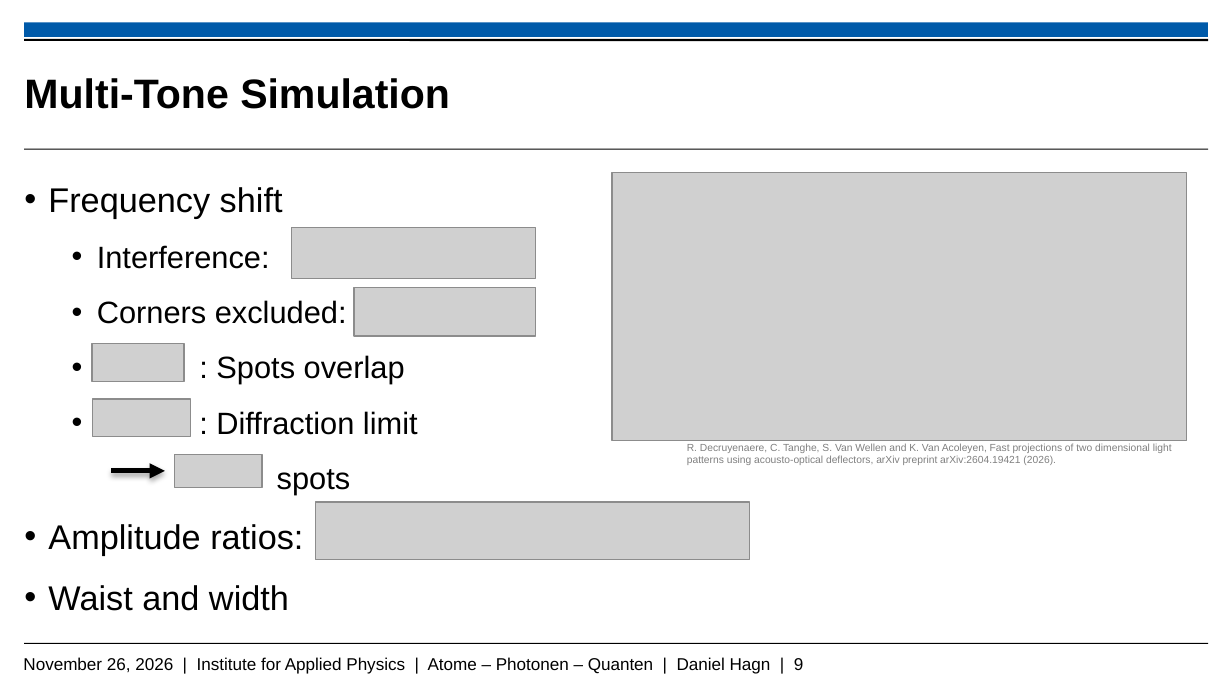
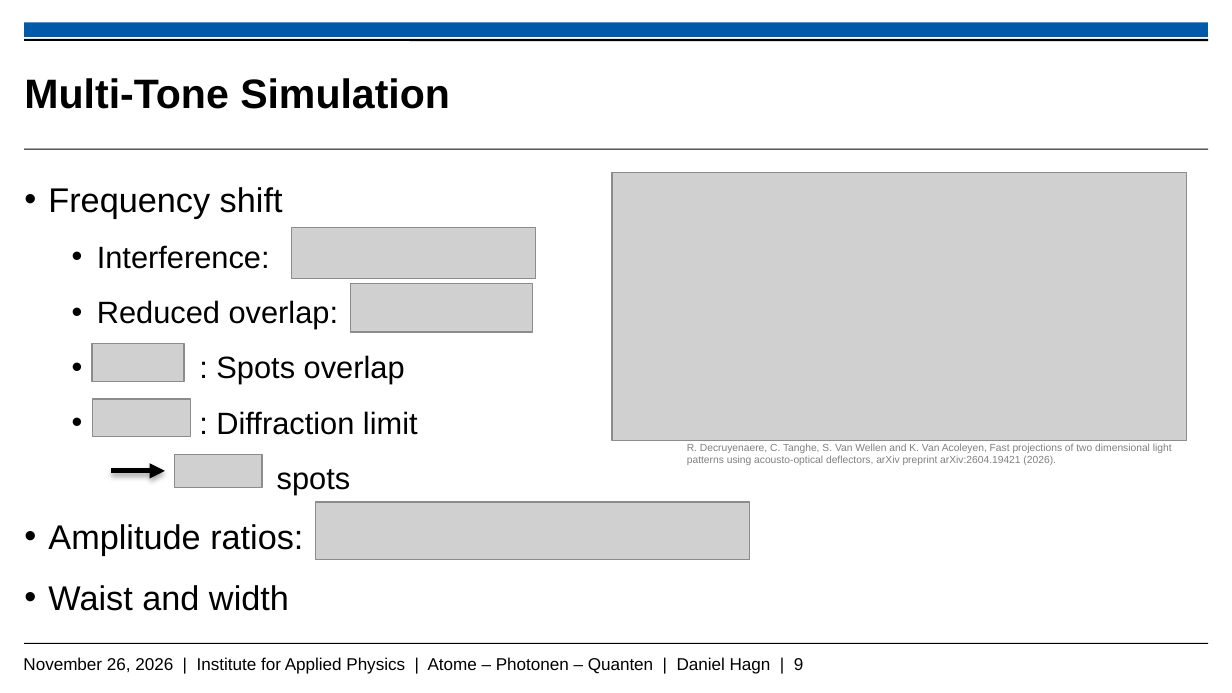
Before and after one commit to Daniel-Hagn-physik/Masterthesis_Backup, a slide deck: slide 9 of Hagn_Daniel_Mastervortrag.pptx. Drawn at 1232x693 pixels with LibreOffice and Linux fonts; fonts in the diff are those of the drawing; grey boxes stand for pictures; background and template pictures are left out. Boxes give left, top, right and bottom in pixels: in the first picture for what was removed or moved away, otherwise in the second. Text is boxed around its words. In the diff, an @@ line names an element or a change of style, - is before the commit and + after.

Commit message:
23.11

```diff
--- a/Hagn_Daniel_Mastervortrag.pptx
+++ b/Hagn_Daniel_Mastervortrag.pptx
@@ picture: place and size @@
-picture at <box>354,287,535,336</box>
+picture at <box>351,283,532,333</box>
@@ text at <box>97,300,338,329</box>: text changed @@
-    • Corners excluded:
+    • Reduced overlap:
```
Also in this commit, not shown: 2 other slides changed, 1 slide added.
